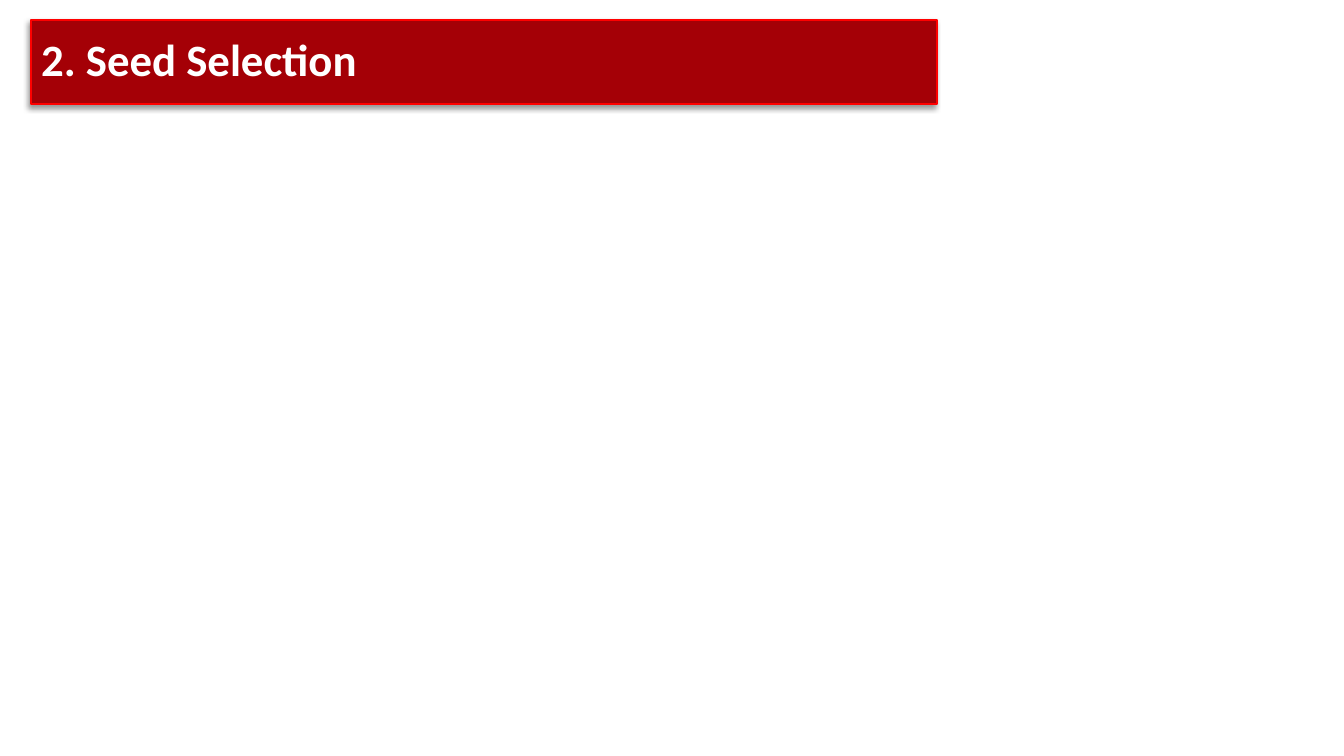
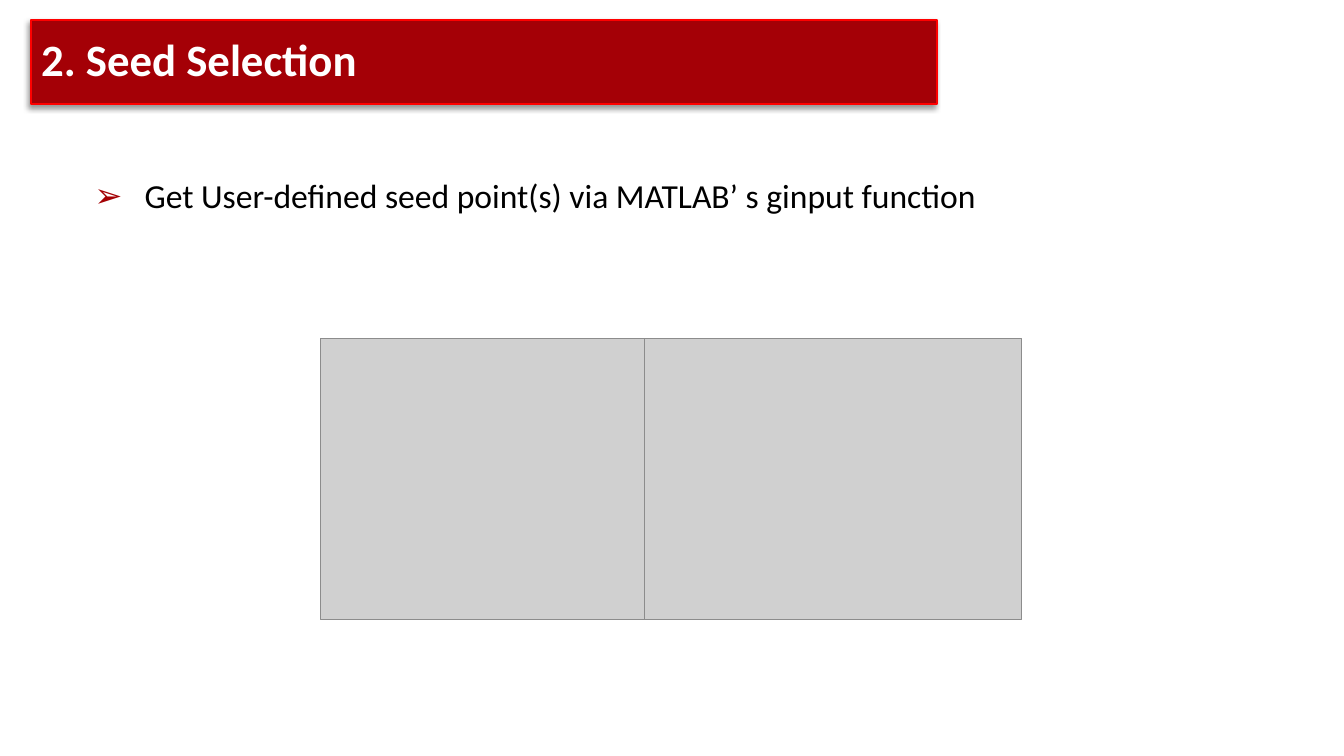
Before and after one commit to RealJustinNi/CS270-Digitial-Image-Processing-Project, a slide deck: slide 4 of DIP2024_Group2_pre.pptx. Drawn at 1344x756 pixels with LibreOffice and Linux fonts; fonts in the diff are those of the drawing; grey boxes stand for pictures; background and template pictures are left out. Boxes give left, top, right and bottom in pixels: in the first picture for what was removed or moved away, otherwise in the second. Text is boxed around its words. In the diff, an @@ line names an element or a change of style, - is before the commit and + after.

```diff
--- a/DIP2024_Group2_pre.pptx
+++ b/DIP2024_Group2_pre.pptx
@@ text added at [145,183,976,214], 24 pt, text #000000 @@
+➢ Get User-defined seed point(s) via MATLAB’ s ginput function
@@ picture added at [321,339,645,620] @@
@@ picture added at [644,339,1021,620] @@
```
Also in this commit, not shown: 8 other slides changed.
